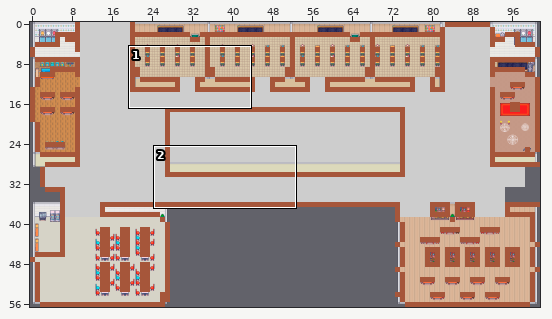
Two versions of a level (Tiled map, Output/Assets/Maps/mapLvl2.tmx). Above: a wide view before the commit, with the close-up outlined.
Close-up. Before:
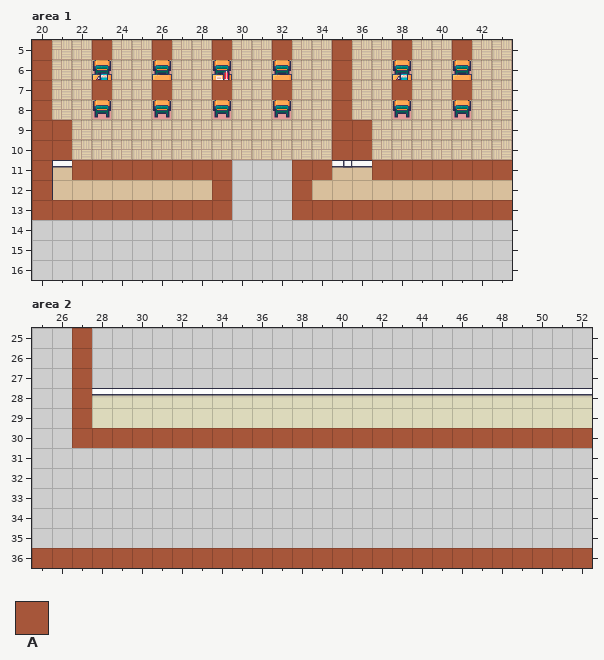
Cells are 32x32 px. Shown: area 1 x 20..43, y 5..16; area 2 x 25..52, y 25..36. The commit also changed other parts of the map, which this record leaves out. Tiles whose own drawing changed are shown in their newer look in all pictures.
Key: from "Collisions": A 0.
_ is an empty cell.
Layers that did not change in this view are not listed.
Layer "collisions" before, area 1, first column x 20:
 8 A______________A________
 9 AA_____________AA_______
10 AA_____________AA_______
11 A_AAAAAAAA___AA__AAAAAAA
12 A________A___A__________
13 AAAAAAAAAA___AAAAAAAAAAA
14 ________________________
15 ________________________
16 ________________________
Layer "collisions" before, area 2, first column x 25:
25 __A_________________________
26 __A_________________________
27 __A_________________________
28 __A_________________________
29 __A_________________________
30 __AAAAAAAAAAAAAAAAAAAAAAAAAA
31 ____________________________
32 ____________________________
33 ____________________________
34 ____________________________
35 ____________________________
After the commit:
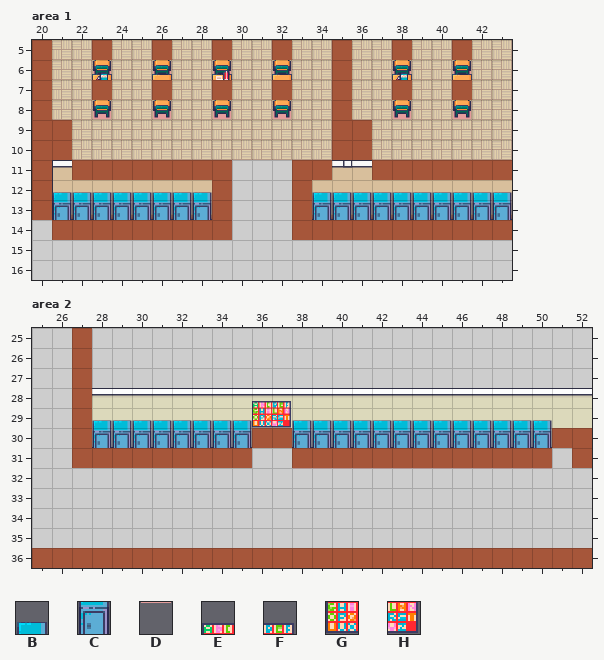
Further tiles: from "Interiors_32x32_2": B 302, C 318, D 350, E 356, F 357, G 372, H 373.
Edits made:
{"where": "layer \"Decorations2\", area 1"}
{"y":12,"x":21,"old":"________","new":"BBBBBBBB"}
{"y":12,"x":34,"old":"__________","new":"BBBBBBBBBB"}
{"y":13,"x":21,"old":"________","new":"CCCCCCCC"}
{"y":13,"x":34,"old":"__________","new":"CCCCCCCCCC"}
{"where": "layer \"collisions\", area 1"}
{"y":13,"x":21,"old":"AAAAAAAA","new":"________"}
{"y":13,"x":34,"old":"AAAAAAAAAA","new":"__________"}
{"y":14,"x":21,"old":"_________","new":"AAAAAAAAA"}
{"y":14,"x":33,"old":"___________","new":"AAAAAAAAAAA"}
{"where": "layer \"Decorations\", area 2"}
{"y":29,"x":28,"old":"________","new":"BBBBBBBB"}
{"y":29,"x":38,"old":"_____________","new":"BBBBBBBBBBBBB"}
{"y":30,"x":28,"old":"________","new":"CCCCCCCC"}
{"y":30,"x":38,"old":"________","new":"CCCCCCCC"}
{"y":32,"x":38,"old":"________","new":"DDDDDDDD"}
{"where": "layer \"Decorations2\", area 2"}
{"y":28,"x":36,"old":"__","new":"EF"}
{"y":29,"x":36,"old":"__","new":"GH"}
{"y":30,"x":46,"old":"_____","new":"CCCCC"}
{"y":32,"x":46,"old":"_____","new":"DDDDD"}
{"where": "layer \"collisions\", area 2"}
{"y":30,"x":28,"old":"AAAAAAAA","new":"________"}
{"y":30,"x":38,"old":"AAAAAAAAAAAAA","new":"_____________"}
{"y":31,"x":27,"old":"_________","new":"AAAAAAAAA"}
{"y":31,"x":38,"old":"_____________","new":"AAAAAAAAAAAAA"}
{"y":31,"x":52,"old":"_","new":"A"}
{"label":"changed","picture_box":[52,192,232,240]}
{"label":"changed","picture_box":[292,192,512,240]}
{"label":"changed","picture_box":[72,401,552,469]}
{"label":"added","picture_box":[572,448,592,468]}
